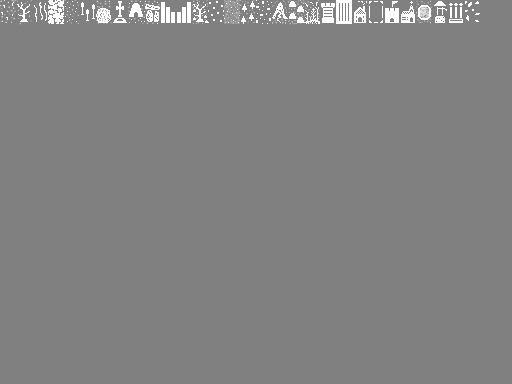
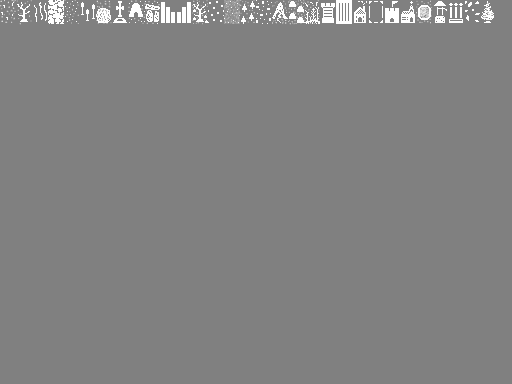
Revision of a layered 512×384 image; what changed, layer by layer:
painted on "Background" over [481, 1, 494, 23]
